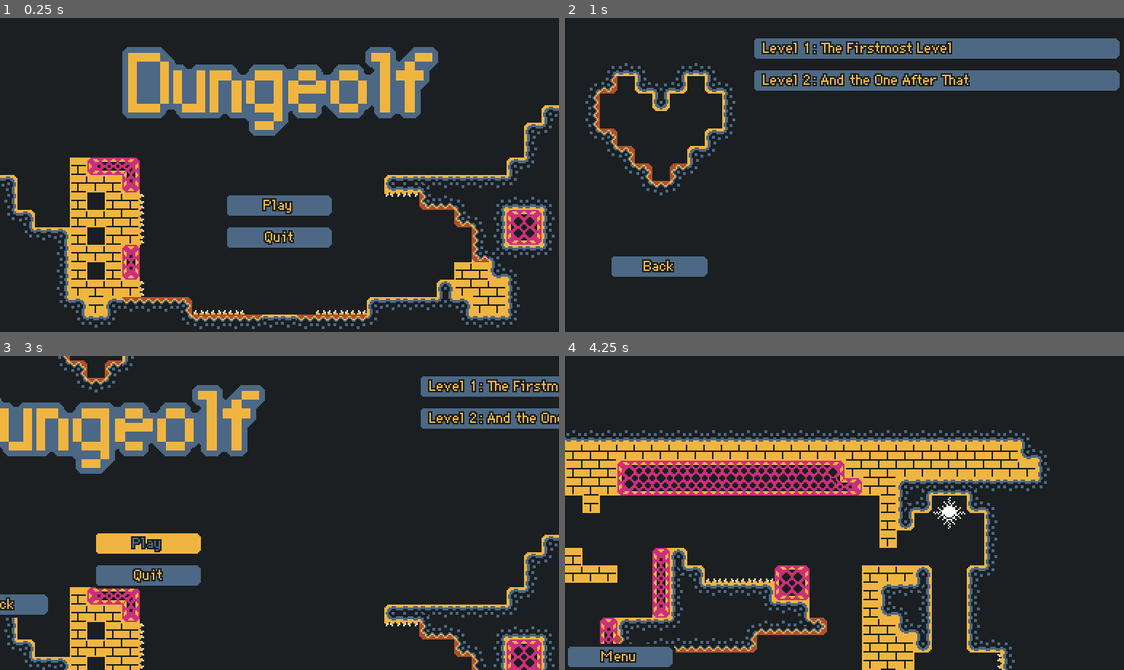
Above: before the commit, frames 1-4 (two rows, left to right).
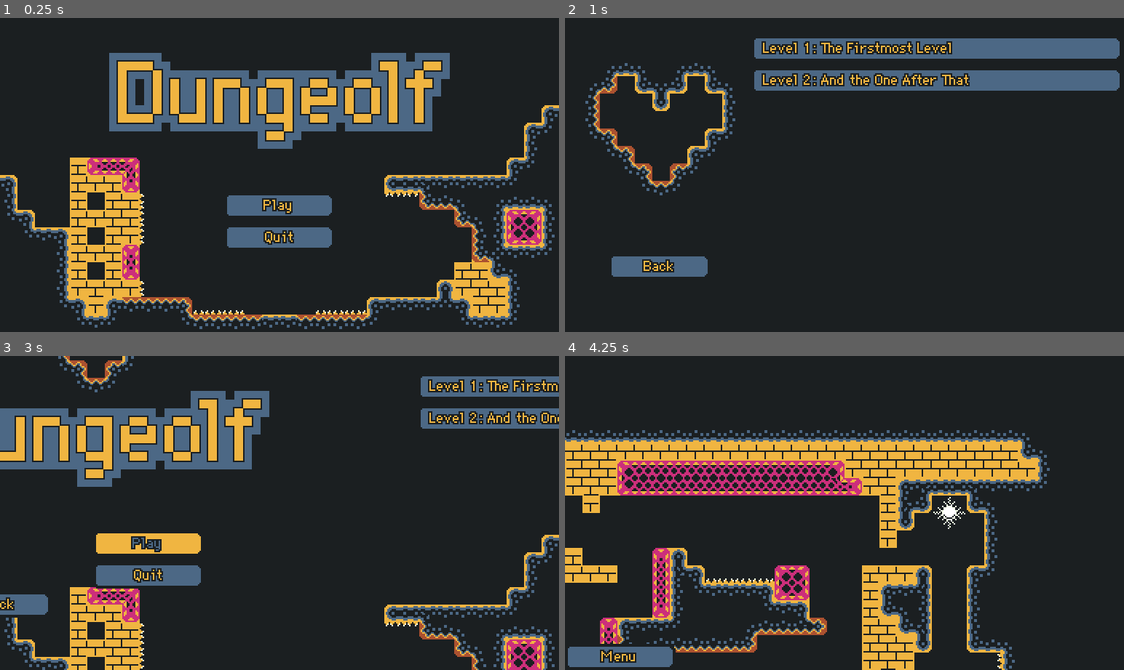
Above: after the commit, the same moments.

Repository: beneeno/dungeolf
Game: Godot game, scene res://Data/Scenes/UI/MainMenu.tscn
Same seed, same stepped clock (60 frames per second), same inputs: the game is played once before the commit and once after it. The engine's default icon, where the game draws it, is replaced by a stand-in: a white triangle on a blue panel in a dark square.
Inputs:
- Up to frame 1 (0.25 s): no input
- Up to frame 2 (1 s): click "Play" at 0.5 s
- Up to frame 3 (3 s): click "Level 1: The Firstmost Level" at 1.25 s; click "Menu" at 2 s; click "Play" at 2.75 s
- Up to frame 4 (4.25 s): click "Level 1: The Firstmost Level" at 3.5 s

The runs differ from the first frame. In frame 1, 10% of the frame differs, in the area x 19-81%, y 9-42%; in frame 2, nothing differs; in frame 3, 7.1%; in frame 4, nothing differs.

Commit message:
title logo pixels fix

Diff:
--- a/Data/Scenes/UI/MainMenu.tscn
+++ b/Data/Scenes/UI/MainMenu.tscn
@@ -46,7 +46,7 @@
 tracks/3/imported = false
 tracks/3/enabled = true
 tracks/3/keys = {
-"points": PoolRealArray( -218, -0.25, 0, 0.25, 0, 83.5, -0.25, 0, 0.25, 0 ),
+"points": PoolRealArray( -242, -0.25, 0, 0.25, 0, 75, -0.25, 0, 0.25, 0 ),
 "times": PoolRealArray( 0, 0.4 )
 }
 tracks/4/type = "bezier"
@@ -100,7 +100,7 @@
 tracks/3/imported = false
 tracks/3/enabled = true
 tracks/3/keys = {
-"points": PoolRealArray( 83.5, -0.25, 0, 0.25, 0, -218, -0.25, 0, 0.25, 0 ),
+"points": PoolRealArray( 75, -0.25, 0, 0.25, 0, -242, -0.25, 0, 0.25, 0 ),
 "times": PoolRealArray( 0, 0.4 )
 }
 tracks/4/type = "bezier"
@@ -126,6 +126,16 @@
 "points": PoolRealArray( 0, -0.25, 0, 0.25, 0 ),
 "times": PoolRealArray( 0 )
 }
+tracks/1/type = "bezier"
+tracks/1/path = NodePath("TextureRect:rect_position:x")
+tracks/1/interp = 1
+tracks/1/loop_wrap = true
+tracks/1/imported = false
+tracks/1/enabled = true
+tracks/1/keys = {
+"points": PoolRealArray( 75, -0.25, 0, 0.25, 0 ),
+"times": PoolRealArray( 0 )
+}
 
 [node name="MainMenu" type="Control"]
 anchor_right = 1.0
@@ -145,10 +155,10 @@
 [node name="TextureRect" type="TextureRect" parent="."]
 anchor_left = 0.5
 anchor_right = 0.5
-margin_left = -108.5
-margin_top = 20.0
-margin_right = 108.5
-margin_bottom = 81.0
+margin_left = -117.0
+margin_top = 24.0
+margin_right = 117.0
+margin_bottom = 90.0
 texture = ExtResource( 4 )
 
 [node name="Menu" type="VBoxContainer" parent="."]
Binary file changed: Assets/title.png
